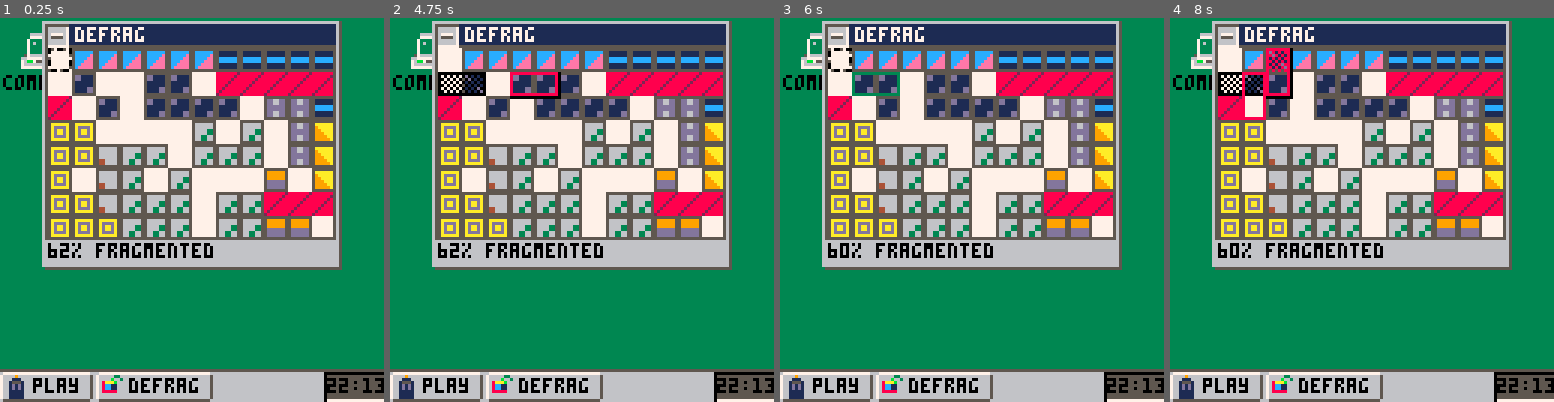
Above: before the commit, frames 1-4 (left to right).
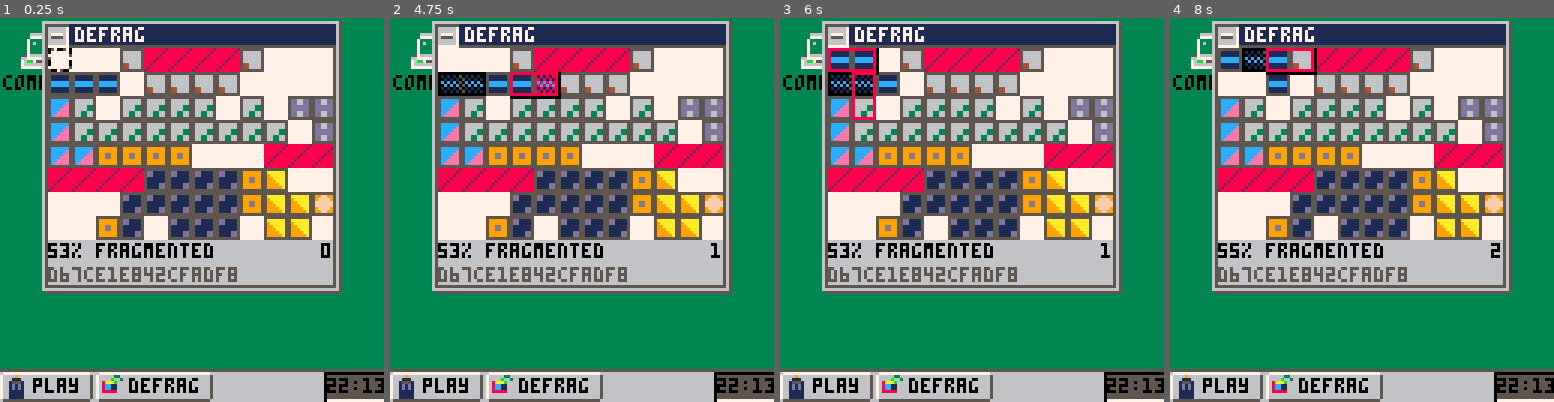
Above: after the commit, the same moments.

Repository: lkingsford/pico8-projects
Game: PICO-8 cartridge defrag.p8
The game is run twice, just before and just after one commit, with the same random seed, the same clock (stepped at 60 frames per second) and the same inputs.
Inputs:
- Up to frame 1 (0.25 s): no input
- Up to frame 2 (4.75 s): tap O (Z key) at 0.33, 0.7, 1.43, 2.22, 3.1, 3.98 s; tap X (X key) at 1.07, 2.07, 2.4, 2.73, 3.07, 3.4, 3.73, 4.07, 4.4, 4.73 s; hold Left 1.97-2.37 s; hold Down 2.42-2.82 s; hold Right 2.87-3.53 s; hold Up 3.58-4.08 s; hold Right 4.13-4.53 s; hold Down from 4.58 s (still down)
- Up to frame 3 (6 s): tap O (Z key) at 4.87, 5.75 s; tap X (X key) at 5.07, 5.4, 5.73 s; release Down at 5.08 s; hold Left 5.13-5.8 s; hold Up from 5.85 s (still down)
- Up to frame 4 (8 s): tap X (X key) every 0.33 s from 6.07 to 7.73 s; release Up at 6.18 s; hold Left 6.23-6.63 s; tap O (Z key) at 6.63, 7.52 s; hold Down 6.68-7.08 s; hold Right 7.13-7.8 s; hold Up from 7.85 s (still down)

The runs differ from the first frame. In frame 1, 35% of the frame differs, in the area x 10-90%, y 7-72%; in frame 2, 34%; in frame 3, 35%; in frame 4, 35%.

Commit message:
Show seed, can seed in fn (but not ui)

Diff:
--- a/defrag.p8
+++ b/defrag.p8
@@ -13,9 +13,19 @@
 state = 0
 titlebar = "defrag"
 
-function _init_game()
+function _init_game(seed1,seed2)
+	--messing with seed so seedable games possible
+ if seed1 and seed2 then
+		srand()
+		poke4(0x5f44,seed1)
+		poke4(0x5f48,seed2)
+	else
+	 srand()
+	end
+	seed=sub(tostr($0x5f44,0x3),3)..sub(tostr($0x5f48,0x3), 3)
  aloc=w*h-30
  placed=0
+	moves=0
 	for i=2,15 do
 		fw=flr(rnd(6))+4
 		fh=flr(rnd(4))+1
@@ -246,6 +256,7 @@
 				return
 			end
 			sfx(2) --todo: make better sound on better move
+			moves += 1
 			for _x=0,wh_csr[1]-1 do for _y=0,wh_csr[2]-1 do
 				mset(xy_csr[1]+_x,xy_csr[2]+_y,0)
 			end end
@@ -318,15 +328,16 @@
 	print(pad(stat(93),2)..":"..pad(stat(94),2), 109,120,0)
 	--unnecessary window aesthetics
 	camera(-64+(w*4),-10)
-	rect(-1,-9,w*8+1,h*9+1,5)
-	rectfill(-2,-9,w*8,h*9,7)
+	rect(-1,-9,w*8+1,h*10+1,5)
+	rectfill(-2,-9,w*8,h*10,7)
 	rectfill(-2,-9,w*8,-1,1)
 	rect(-2,-9,w*8,h*9,6)
 	map(0,0,0,0,w,h)
-	rectfill(-2,h*8,w*8,h*9,6)
-	rect(-1,-1,w*8-1,h*8-1,5)
+	rectfill(-2,h*8,w*8,h*10,6)
+	rect(-1,-1,w*8-1,h*10-1,5)
 	print(titlebar,9,-7,7)
 	spr(50, -1, -8)
+	print(seed, 0, h*9+1, 5)
 	--selection palette
 	pal(({{[0]=0,0,0,5,7,1,12,7,0},{[0]=0,7,0,0,5,1,12,7,0},{[0]=0,5,7,0,0,1,12,7,0},{[0]=0,0,5,7,0,1,12,7,0}})[draw_frame\4%4+1])
 	if state==0 and mode==0 then
@@ -379,6 +390,7 @@
 
 	--score
 	print(tostr(frag).."% fragmented",0,h*8+1,0)
+	print(moves,(w*8)-4*(#tostr(moves))-1,h*8+1,0)
 
 	if win_animation then
 		keep_going=false
Not shown, changed: the thumbnail (__label__) section of defrag.p8
